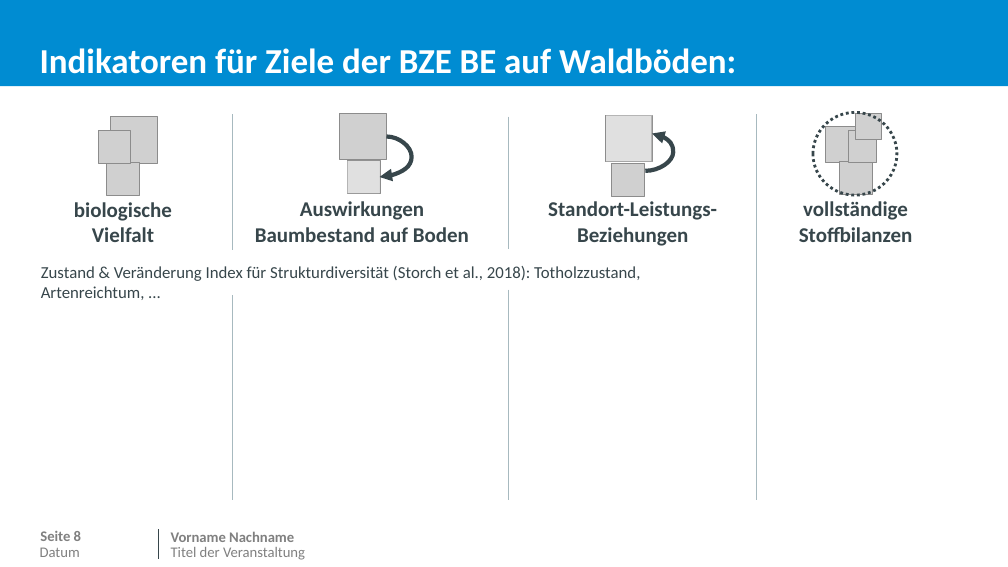
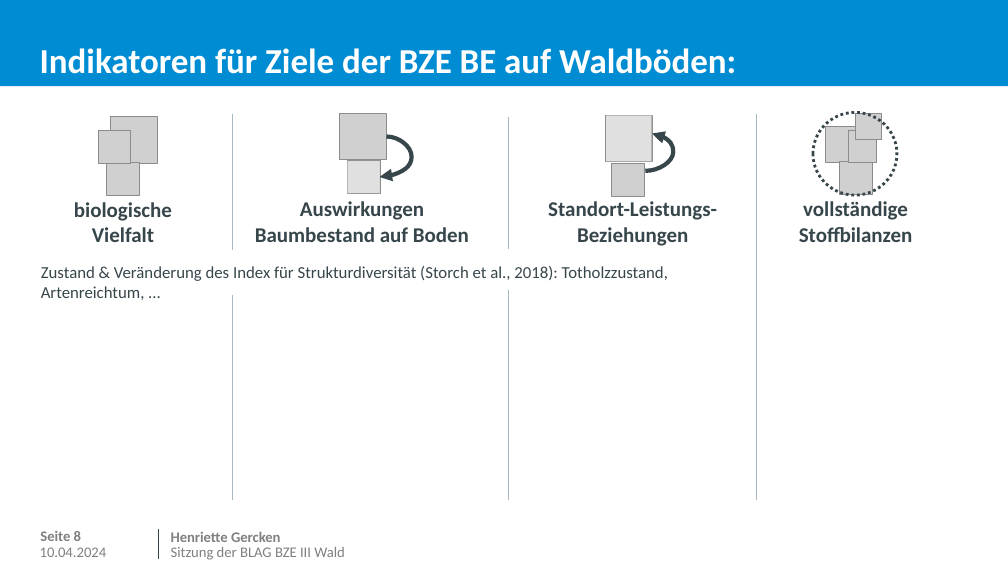
Before and after one commit to JetteGercken/TI_BZE_BE_analysis, a slide deck: slide 9 of info/objectives_bze_be_short.pptx. Drawn at 1008x567 pixels with LibreOffice and Linux fonts; fonts in the diff are those of the drawing; grey boxes stand for pictures; background and template pictures are left out. Boxes give left, top, right and bottom in pixels: in the first picture for what was removed or moved away, otherwise in the second. Text is boxed around its words. In the diff, an @@ line names an element or a change of style, - is before the commit and + after.

```diff
--- a/info/objectives_bze_be_short.pptx
+++ b/info/objectives_bze_be_short.pptx
@@ text at bbox=[41, 266, 668, 300]: text changed @@
-Zustand & Veränderung Index für Strukturdiversität (Storch et al., 2018): Totholzzustand, Artenreichtum, ...
+Zustand & Veränderung des Index für Strukturdiversität (Storch et al., 2018): Totholzzustand, Artenreichtum, ...
@@ text at bbox=[171, 532, 281, 542]: text changed @@
-Vorname Nachname
+Henriette Gercken
@@ text at bbox=[40, 547, 107, 557]: text changed @@
-Datum
+10.04.2024
@@ text at bbox=[171, 547, 345, 560]: text changed @@
-Titel der Veranstaltung
+Sitzung der BLAG BZE III Wald
```
Also in this commit, not shown: 28 other slides changed, 1 slide added, 1 other file.
